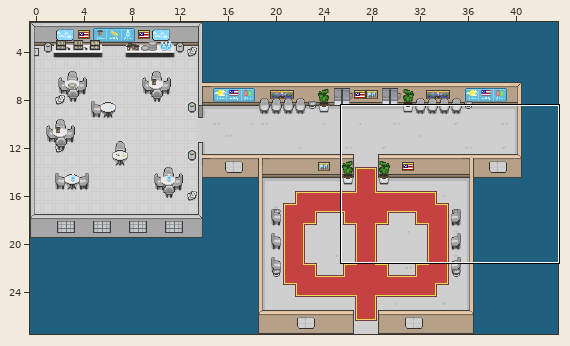
Tiled map, stored at assets/Mappa-prova/atrio-mensa.tmx. The picture above shows the old version from afar; the outline marks the close-up.
Close-up. Before the commit:
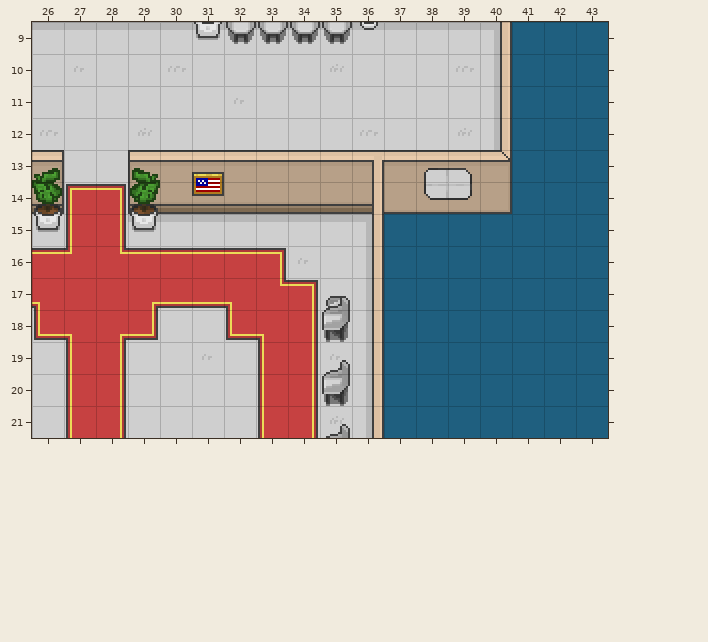
Cells are 16x16 px. Shown: x 26..43, y 9..21. The commit also changed other parts of the map, which this record leaves out. The old version is drawn lined up with the new one.
Now the later version:
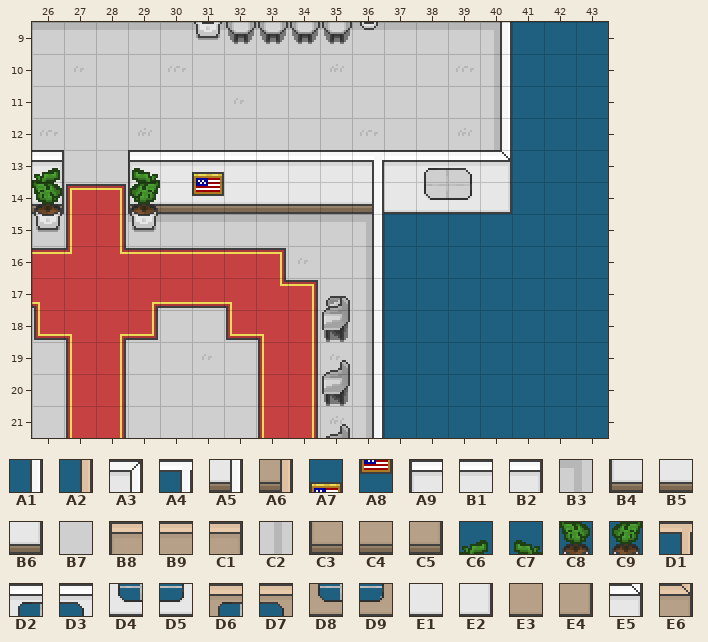
Key: from "tileset-principale": A1 2, A2 4, A3 10, A4 23, A5 50, A6 52, A7 112, A8 152, A9 201, B1 202, B2 217, B3 225, B4 241, B5 242, B6 257, B7 266, B8 281, B9 282, C1 297, C2 304, C3 321, C4 322, C5 337, C6 378, C7 379, C8 418, C9 419, D1 426, D2 441, D3 442, D4 481, D5 482, D6 534, D7 535, D8 574, D9 575, E1 605, E2 606, E3 608, E4 609, E5 685, E6 687.
__ is an empty cell.
Tiles of an added or newly shown layer are drawn over the layers below it.
From old to new:
map size 55x40 -> 45x30 cells (old content now starts at -7,-4; both pictures use the new coordinates)
Layer "Atrio/corridoio/Pavimento" (removed):
Tile B3 is gone in row 9 at x 40; in row 15 at x 36.
Tile B7 is gone in rows 13 to 14 at x 38 to 39.
Tile C2 is gone in rows 10 to 12 at x 40; in rows 16 to 21 at x 36.
Layer "Pavimento" (added):
Tile B3 is added in row 9 at x 40; in row 15 at x 36.
Tile B7 is added in rows 13 to 14 at x 38 to 39.
Tile C2 is added in rows 10 to 12 at x 40; in rows 16 to 21 at x 36.
Layer "Mura":
Tile A1 replaces tile A2 in rows 9 to 12 at x 40; in rows 15 to 21 at x 36.
Tile A3 replaces tile B9 in row 13 at x 36.
Tile A5 is added in row 14 at x 36.
Tile A9 replaces tile B8 in row 13 at x 29.
Tile B1 is added in row 13 at x 35.
Tile B1 replaces tile B9 in row 13 at x 30 to 34 and 37.
Tile B2 replaces tile C1 in row 13 at x 26.
Tile B4 replaces tile C3 in row 14 at x 29.
Tile B5 is added in row 14 at x 35.
Tile B5 replaces tile C4 in row 14 at x 30 to 34.
Tile B6 replaces tile C5 in row 14 at x 26.
Tile D2 replaces tile D6 in row 13 at x 38.
Tile D3 replaces tile D7 in row 13 at x 39.
Tile D4 replaces tile D8 in row 14 at x 38.
Tile D5 replaces tile D9 in row 14 at x 39.
Tile E1 replaces tile E3 in row 14 at x 37.
Tile E2 replaces tile E4 in row 14 at x 40.
Tile E5 replaces tile E6 in row 13 at x 40.
Layer "mura angoli":
Tile A4 replaces tile D1 in row 13 at x 36.
Tile A6 is gone in row 14 at x 36.
Tile B9 is gone in row 13 at x 35.
Tile C4 is gone in row 14 at x 35.
Layer "Atrio/corridoio/quadri" (removed):
Tile A7 is gone in row 13 at x 31.
Tile A8 is gone in row 14 at x 31.
Layer "Atrio/corridoio/Piante" (removed):
Tile C6 is gone in row 13 at x 26.
Tile C7 is gone in row 13 at x 29.
Tile C8 is gone in row 14 at x 26.
Tile C9 is gone in row 14 at x 29.
Layer "quadri" (added):
Tile A7 is added in row 13 at x 31.
Tile A8 is added in row 14 at x 31.
Layer "piante" (added):
Tile C6 is added in row 13 at x 26.
Tile C7 is added in row 13 at x 29.
Tile C8 is added in row 14 at x 26.
Tile C9 is added in row 14 at x 29.
